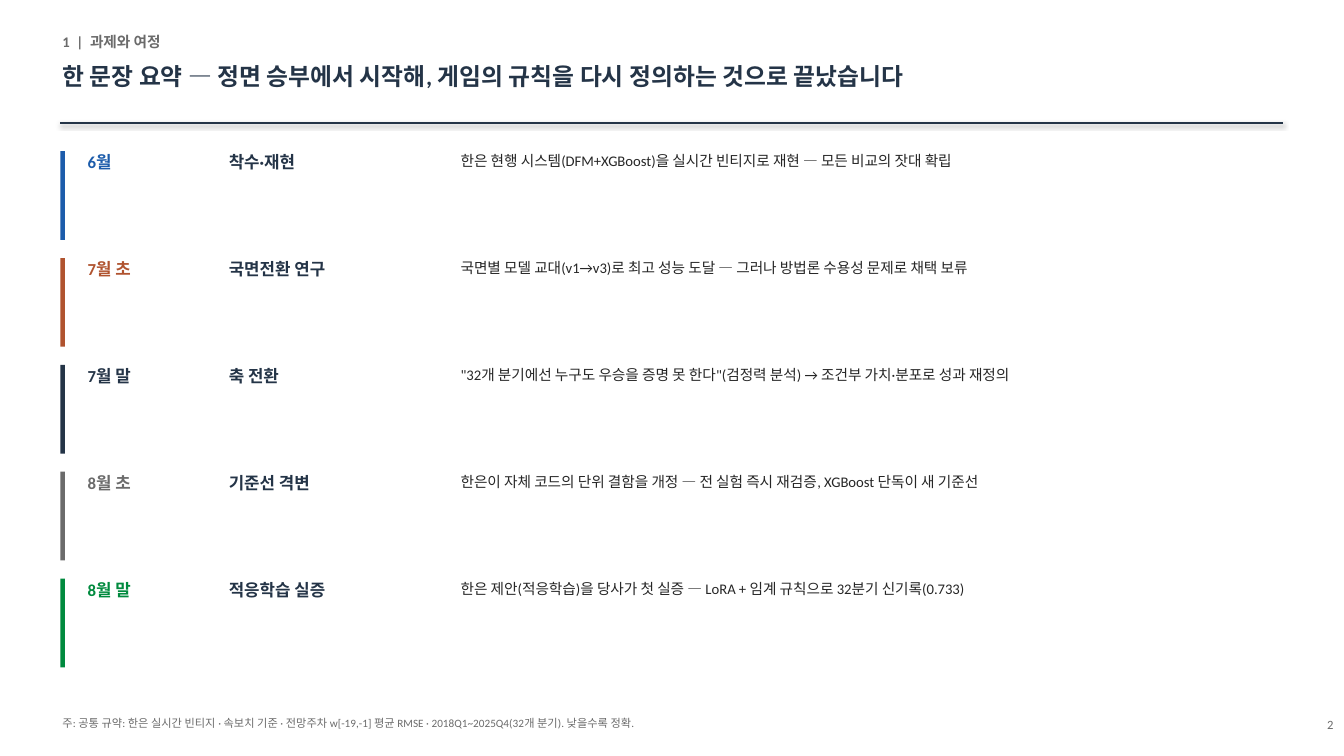
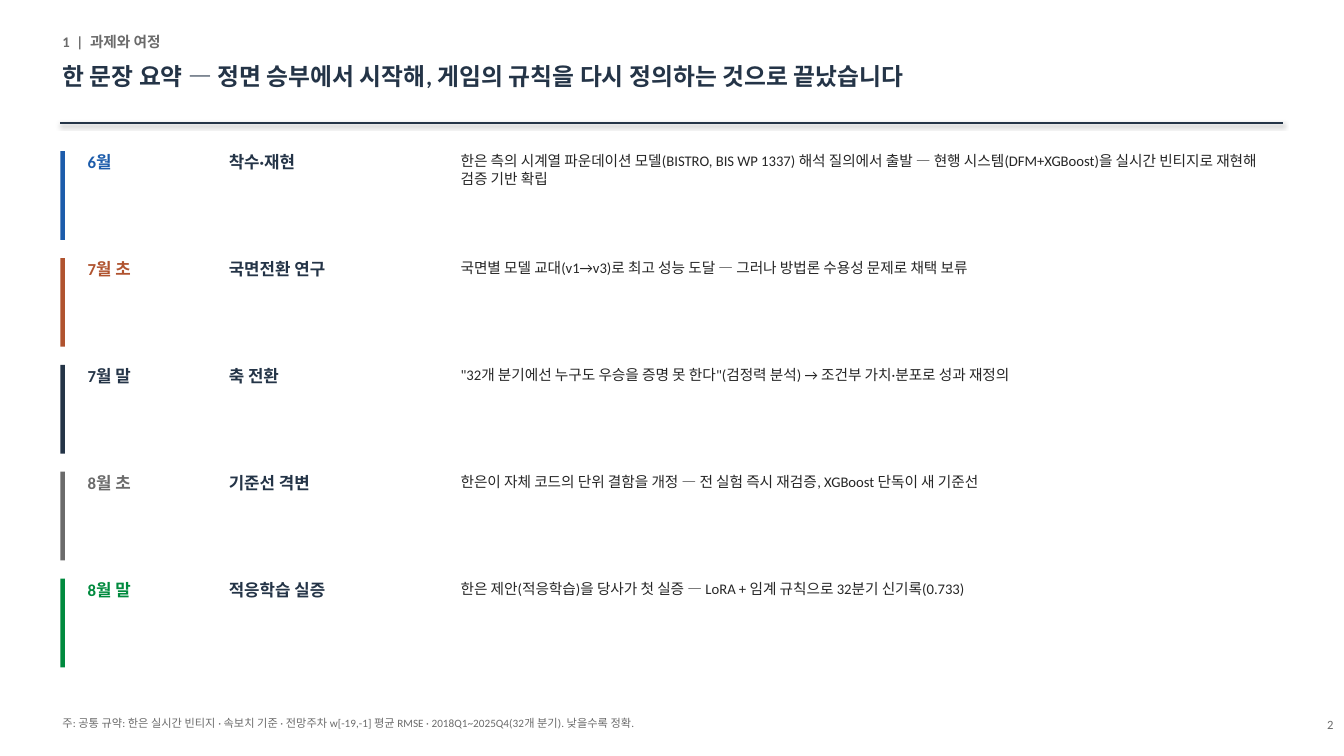
Before and after one commit to shezgone/bistro-lstm, a slide deck: slide 2 of docs/한은협업_여정보고_대표_2026-09-01.pptx. Drawn at 1344x756 pixels with LibreOffice and Linux fonts; fonts in the diff are those of the drawing. Boxes give left, top, right and bottom in pixels: in the first picture for what was removed or moved away, otherwise in the second. Text is boxed around its words. In the diff, an @@ line names an element or a change of style, - is before the commit and + after.

```diff
--- a/docs/한은협업_여정보고_대표_2026-09-01.pptx
+++ b/docs/한은협업_여정보고_대표_2026-09-01.pptx
@@ text at (461, 153, 1256, 185): text changed @@
-한은 현행 시스템(DFM+XGBoost)을 실시간 빈티지로 재현 — 모든 비교의 잣대 확립
+한은 측의 시계열 파운데이션 모델(BISTRO, BIS WP 1337) 해석 질의에서 출발 — 현행 시스템(DFM+XGBoost)을 실시간 빈티지로 재현해 검증 기반 확립
```
Also in this commit, not shown: 1 other slide changed, 1 other file.
